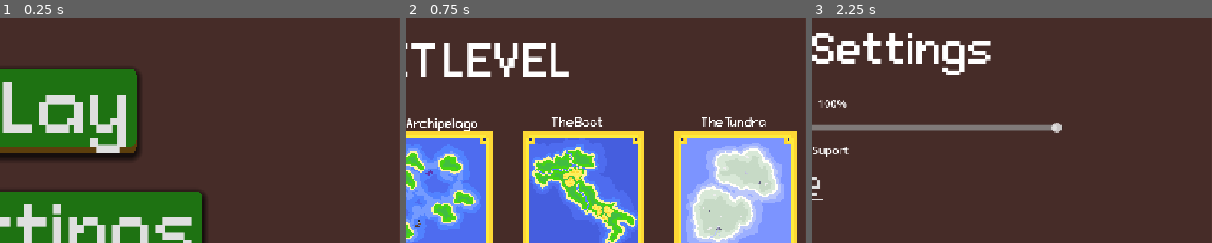
Above: before the commit, frames 1-3 (left to right).
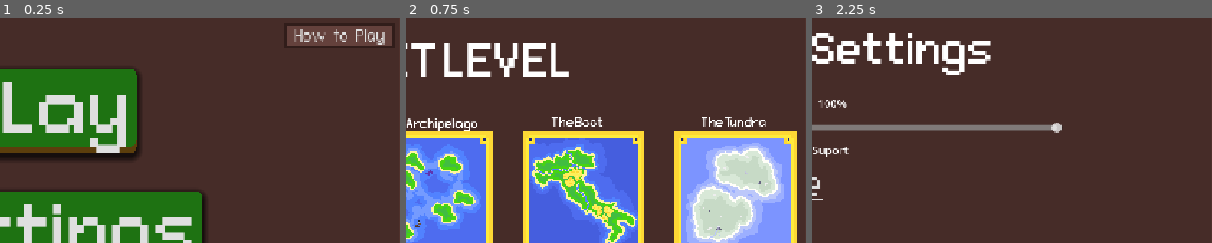
Above: after the commit, the same moments.

Repository: GGamer704/Castle-Wars-Godot
Game: Godot game, scene res://Scenes/menu.tscn
The game is run twice, just before and just after one commit, with the same random seed, the same clock (stepped at 60 frames per second) and the same inputs. Sound files missing from this copy of the repository are replaced by a short silence.
Inputs:
- Up to frame 1 (0.25 s): no input
- Up to frame 2 (0.75 s): click "PLay" at 0.5 s
- Up to frame 3 (2.25 s): click "Go Back" at 1.25 s; click "Settings" at 2 s
The pictures show only the part of the screen within x 45-95%, y 2-52%; the shares and areas given below are measured in that part.

The runs differ from the first frame. In frame 1, 2.3% of the frame differs, in the area x 71-98%, y 3-13%; in frame 2, nothing differs; in frame 3, nothing differs.

Commit message:
Add 'How to Play' menu with popups and adjust audio
Introduced a 'How to Play' MenuButton to the main menu, providing popups for tutorial, controls, and game rules. Adjusted audio volumes for BaseCastle, custom_button, and BaseCastle.tscn for better sound balance. Increased default attack percentage in BaseCastle.gd from 0.3 to 0.5.

Diff:
--- a/Scenes/BaseCastle.tscn
+++ b/Scenes/BaseCastle.tscn
@@ -42,4 +42,4 @@
 
 [node name="AudioStreamPlayer2D" type="AudioStreamPlayer2D" parent="."]
 stream = ExtResource("4_617nv")
-volume_db = -10.0
+volume_db = -15.0
--- a/Scenes/menu.tscn
+++ b/Scenes/menu.tscn
@@ -1,10 +1,13 @@
-[gd_scene load_steps=7 format=3 uid="uid://bj73w7rvnkbsa"]
+[gd_scene load_steps=10 format=3 uid="uid://bj73w7rvnkbsa"]
 
 [ext_resource type="Script" uid="uid://cw4ehdpsgibuy" path="res://Scripts/menu.gd" id="1_1rerr"]
 [ext_resource type="Texture2D" uid="uid://b0cb3wppakx0o" path="res://Sprites/Backround.png" id="2_wwsa2"]
 [ext_resource type="StyleBox" uid="uid://o085dxr80jih" path="res://Sprites/ButtonHover.tres" id="2_xhh6f"]
 [ext_resource type="StyleBox" uid="uid://daw4g3gjy8ck4" path="res://Sprites/Button.tres" id="3_cayip"]
 [ext_resource type="FontFile" uid="uid://vbcw0mdwlmto" path="res://Sprites/Godot-Fontpack-d244bf6170b399a6d4d26a0d906058ddf2dafdf1/fonts/connection/ConnectionBold.otf" id="3_wwsa2"]
+[ext_resource type="FontFile" uid="uid://rk2b7t3tk41d" path="res://Sprites/Godot-Fontpack-d244bf6170b399a6d4d26a0d906058ddf2dafdf1/fonts/connection_ii/ConnectionII.otf" id="6_q3rjx"]
+[ext_resource type="StyleBox" uid="uid://xa1nuradrcey" path="res://Sprites/sidebutton_Hoveer.tres" id="7_6swd7"]
+[ext_resource type="StyleBox" uid="uid://b2yy0fwst5hmo" path="res://Sprites/sidebutton.tres" id="8_7qvly"]
 
 [sub_resource type="StyleBoxEmpty" id="StyleBoxEmpty_wwsa2"]
 
@@ -87,6 +90,21 @@
 theme_override_styles/normal = ExtResource("3_cayip")
 text = "Quit"
 
+[node name="MenuButton" type="MenuButton" parent="."]
+layout_mode = 0
+offset_left = 929.0
+offset_top = 23.0
+offset_right = 1086.0
+offset_bottom = 59.0
+theme_override_fonts/font = ExtResource("6_q3rjx")
+theme_override_font_sizes/font_size = 21
+theme_override_styles/hover = ExtResource("7_6swd7")
+theme_override_styles/pressed = ExtResource("8_7qvly")
+theme_override_styles/normal = ExtResource("8_7qvly")
+text = " How  to Play "
+flat = false
+
 [connection signal="pressed" from="MarginContainer/VBoxContainer/Play" to="." method="_on_play_pressed"]
 [connection signal="pressed" from="MarginContainer/VBoxContainer/Option" to="." method="_on_option_pressed"]
 [connection signal="pressed" from="MarginContainer/VBoxContainer/Quit" to="." method="_on_quit_pressed"]
+[connection signal="about_to_popup" from="MenuButton" to="." method="_on_menu_button_about_to_popup"]
--- a/Scripts/BaseCastle.gd
+++ b/Scripts/BaseCastle.gd
@@ -7,7 +7,7 @@
 @export var attack_range: float = 200.0
 @export var attack_cooldown: float = 5.0
 @export var min_troops_to_attack: int = 5
-@export var attack_percentage: float = 0.3
+@export var attack_percentage: float = 0.5
 @export var troop_speed: float = 200.0
 
 @export_enum("Player", "Enemy", "Neutral") var castle_owner: String = "Neutral"
@@ -51,6 +51,7 @@
 func setup_audio() -> void:
 	audio_player = AudioStreamPlayer.new()
 	audio_player.stream = capture_sound
+	audio_player.volume_db = -12.0
 	add_child(audio_player)
 
 func setup_visual_components() -> void:
@@ -187,6 +188,7 @@
 		return false
 
 	# Calculate troops to send (half of current)
+	@warning_ignore("integer_division")
 	var troops_to_send: int = max(1, troops / 2)
 
 	# Immediately remove troops from this castle
--- a/Scripts/custom_button.gd
+++ b/Scripts/custom_button.gd
@@ -10,11 +10,12 @@
 
 func _on_node_added(node):
 	if node is Button:
-		node.pressed.connect(_on_button_pressed)  # Remove .bind(node)
+		node.pressed.connect(_on_button_pressed)
 
-func _on_button_pressed():  # No parameter needed
+func _on_button_pressed():
 	var audio_player = AudioStreamPlayer.new()
 	add_child(audio_player)
 	audio_player.stream = click_sound
+	audio_player.volume_db = -9.0  # 50% volume reduction (approximately -6 dB)
 	audio_player.play()
 	audio_player.finished.connect(audio_player.queue_free)
--- a/Scripts/menu.gd
+++ b/Scripts/menu.gd
@@ -11,3 +11,88 @@
 
 func _on_quit_pressed() -> void:
 	get_tree().quit()
+
+
+func _on_menu_button_about_to_popup() -> void:
+	var menu = $MenuButton.get_popup()
+	menu.clear()
+
+	# Add menu items with shorter labels
+	menu.add_item("📖 How to Play")
+	menu.add_item("⚔️ Controls")
+	menu.add_item("📊 Game Rules")
+	menu.add_separator()
+	menu.add_item("❌ Close Menu")
+
+	# Connect to handle menu item selection
+	if not menu.id_pressed.is_connected(_on_menu_item_selected):
+		menu.id_pressed.connect(_on_menu_item_selected)
+
+func _on_menu_item_selected(id: int) -> void:
+	match id:
+		0: show_tutorial_popup()
+		1: show_controls_popup()
+		2: show_rules_popup()
+		4: pass # Close does nothing, menu auto-closes
+
+func show_tutorial_popup() -> void:
+	var popup = AcceptDialog.new()
+	popup.title = "How to Play"
+	popup.dialog_text = """GOAL: Capture all enemy (red) and neutral (white) castles!
+
+🎯 QUICK START:
+1. Click & hold your blue castle
+2. Drag to target castle
+3. Release to attack with half your troops
+
+💡 TIP: Keep troops in your castles to regenerate more!"""
+
+	popup.ok_button_text = "Got it!"
+	add_child(popup)
+	popup.popup_centered(Vector2i(400, 300))
+	popup.confirmed.connect(func(): popup.queue_free())
+
+func show_controls_popup() -> void:
+	var popup = AcceptDialog.new()
+	popup.title = "Controls"
+	popup.dialog_text = """⚔️ ATTACK:
+• Click and hold on your blue castle
+• Drag to a target castle
+• Release to send half your troops
+
+⌨️ KEYBOARD SHORTCUTS:
+• SPACE - Pause/Resume game
+• S - Cycle speed (1x → 2x → 4x)
+
+🎮 RANGE INDICATOR:
+• Blue circle shows attack range
+• Only visible when castle is selected"""
+
+	popup.ok_button_text = "Got it!"
+	add_child(popup)
+	popup.popup_centered(Vector2i(450, 350))
+	popup.confirmed.connect(func(): popup.queue_free())
+
+func show_rules_popup() -> void:
+	var popup = AcceptDialog.new()
+	popup.title = "Game Rules"
+	popup.dialog_text = """📏 RANGE LIMIT:
+You can only attack castles within range (blue circle)
+
+♻️ REGENERATION:
+Your castles generate troops automatically (max 25)
+
+⚔️ COMBAT:
+When troops arrive, they fight. Higher numbers win!
+Winner keeps remaining troops.
+
+🛡️ REINFORCEMENT:
+Send troops to your own castle to reinforce it
+
+🏆 WIN: Capture all castles
+💀 LOSE: Lose all your castles"""
+
+	popup.ok_button_text = "Got it!"
+	add_child(popup)
+	popup.popup_centered(Vector2i(450, 400))
+	popup.confirmed.connect(func(): popup.queue_free())
